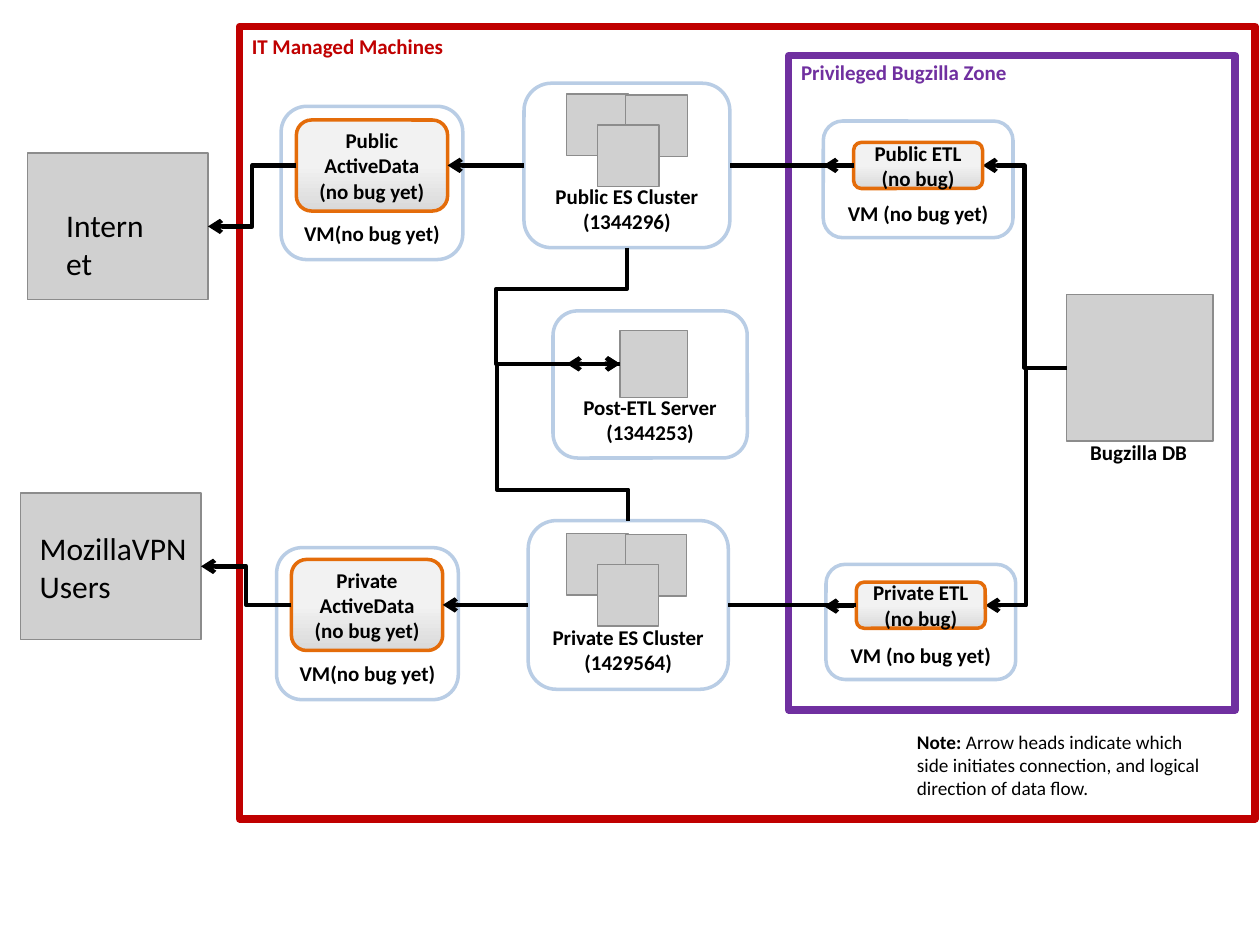
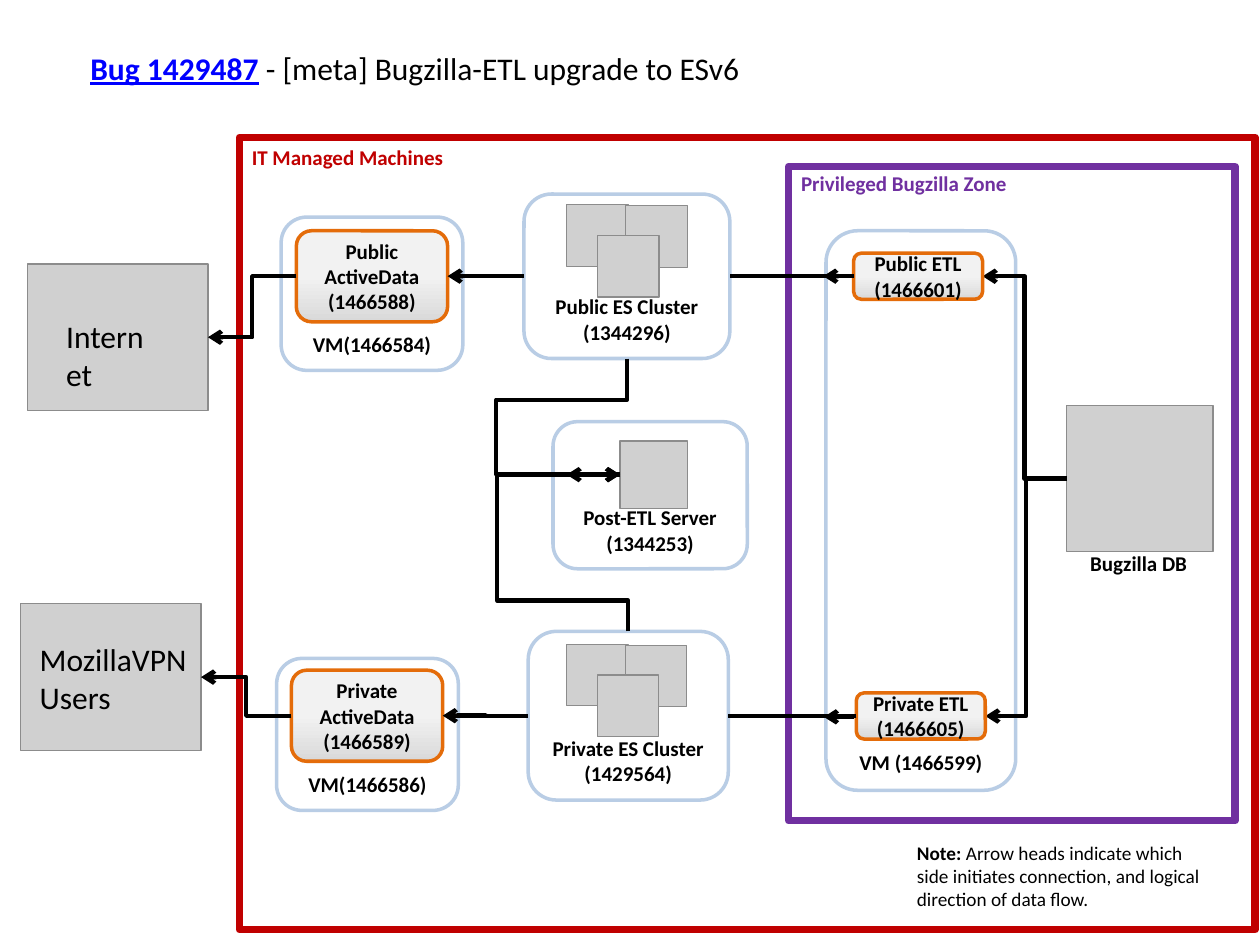
Before and after one commit to mozilla/Bugzilla-ETL, a slide deck: slide 1 of docs/Architecture_2018.pptx. Drawn at 1260x945 pixels with LibreOffice and Linux fonts; fonts in the diff are those of the drawing; grey boxes stand for pictures. Boxes give left, top, right and bottom in pixels: in the first picture for what was removed or moved away, otherwise in the second. Text is boxed around its words. In the diff, an @@ line names an element or a change of style, - is before the commit and + after.

```diff
--- a/docs/Architecture_2018.pptx
+++ b/docs/Architecture_2018.pptx
@@ text added at [90,57,739,86], 18 pt, text #000000 @@
+Bug 1429487 - [meta] Bugzilla-ETL upgrade to ESv6
@@ rounded rectangle removed at [823,121,1013,238] @@
-VM (no bug yet)
@@ rounded rectangle "VM (1466599)": place and size @@
-rounded rectangle "VM (1466599)" at [827,564,1017,679]
+rounded rectangle "VM (1466599)" at [827,231,1017,790]
@@ text in rounded rectangle at [324,244,419,312]: text changed @@
-Public ActiveData (no bug yet)
+Public ActiveData (1466588)
@@ text in rounded rectangle at [874,254,961,303]: text changed @@
-Public ETL (no bug)
+Public ETL (1466601)
@@ text in rounded rectangle at [313,336,431,355]: text changed @@
-VM(no bug yet)
+VM(1466584)
@@ 11 elbow arrows, 10 pictures, 9 rounded rectangles, 6 texts, 2 rectangles, 2 elbow lines: place and size @@
-11 elbow arrows, 10 pictures, 9 rounded rectangles, 6 texts, 2 rectangles, 2 elbow lines at [20,26,1255,819]
+11 elbow arrows, 10 pictures, 9 rounded rectangles, 6 texts, 2 rectangles, 2 elbow lines at [20,137,1255,930]
@@ text in rounded rectangle at [320,683,415,752]: text changed @@
-Private ActiveData (no bug yet)
+Private ActiveData (1466589)
@@ text in rounded rectangle at [873,694,968,743]: text changed @@
-Private ETL (no bug)
+Private ETL (1466605)
@@ text in rounded rectangle at [308,776,426,795]: text changed @@
-VM(no bug yet)
+VM(1466586)
@@ text in rounded rectangle at [859,754,982,773]: text changed @@
-VM (no bug yet)
+VM (1466599)
```
Also in this commit, not shown: 3 other files.
